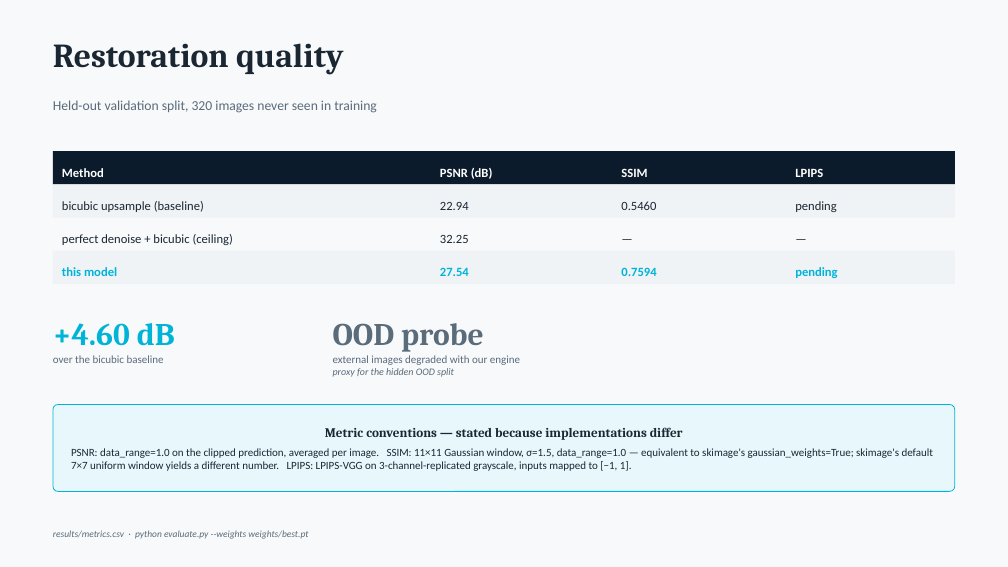
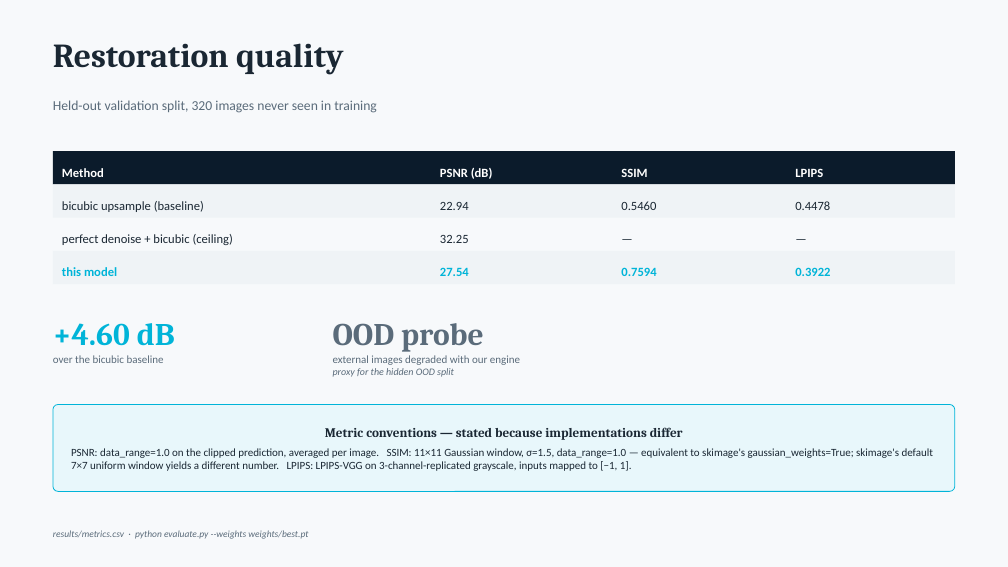
Before and after one commit to 23f2001033/kla-restore, a slide deck: slide 9 of solution_presentation.pptx. Drawn at 1008x567 pixels with LibreOffice and Linux fonts; fonts in the diff are those of the drawing. Boxes give left, top, right and bottom in pixels: in the first picture for what was removed or moved away, otherwise in the second. Text is boxed around its words. In the diff, an @@ line names an element or a change of style, - is before the commit and + after.

```diff
--- a/solution_presentation.pptx
+++ b/solution_presentation.pptx
@@ text at (795,201,830,210): text changed @@
-pending
+0.4478
@@ text at (795,267,830,276): text changed @@
-pending
+0.3922
```
Also in this commit, not shown: 1 other slide changed.
